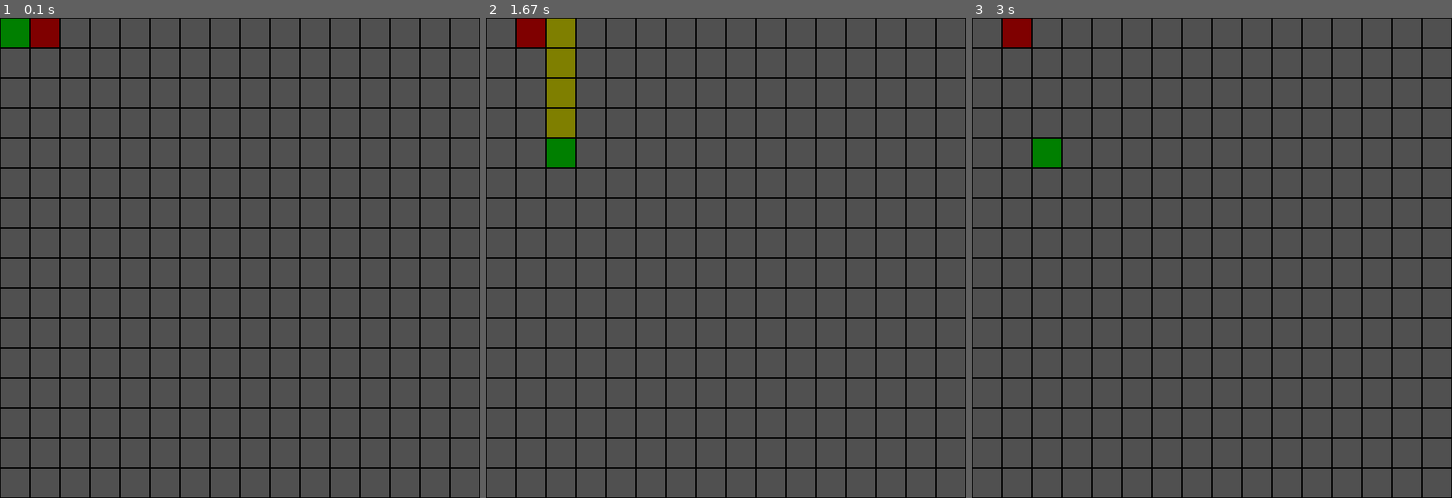
Above: before the commit, frames 1-3 (left to right).
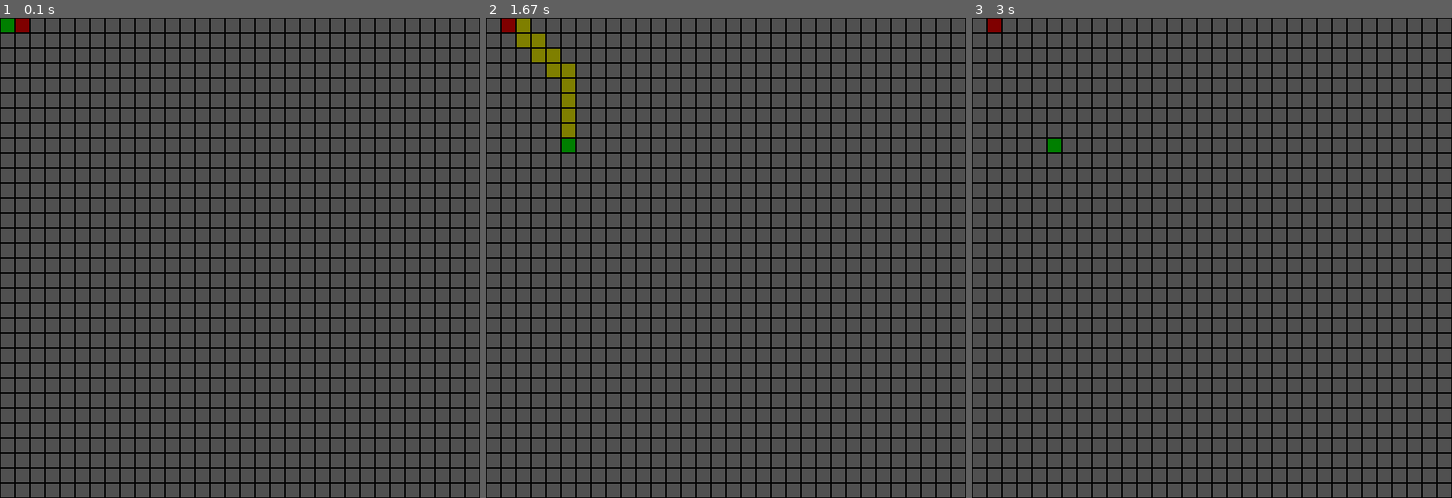
Above: after the commit, the same moments.

Repository: Keltres/A_star_python
Game: pygame game, started from main.py
Same seed, same stepped clock (60 frames per second), same inputs: the game is played once before the commit and once after it.
Inputs (mouse positions are in pixels of both pictures, inside the frame that each line leads up to):
- Up to frame 1 (0.1 s): no input
- Up to frame 2 (1.67 s): tap G at 0.33, 1.5 s; press the mouse at (495, 27) at 0.7 s; move the mouse to (529, 85) at 0.8 s; release the mouse at (562, 142) at 0.93 s
- Up to frame 3 (3 s): tap C at 1.83 s

The runs differ from the first frame. In frame 1, 9.8% of the frame differs, in the area x 0-100%, y 0-100%; in frame 2, 11%; in frame 3, 9.9%.

Commit message:
sqrt(x^2+y^2)

Diff:
--- a/astarpygame/grid.py
+++ b/astarpygame/grid.py
@@ -1,4 +1,5 @@
 """grid class"""
+from math import sqrt
 import pygame
 from astarpygame.tiles import Tile
 
@@ -111,8 +112,8 @@
     def distance(self, a, b):
         x = self.index_2d(a)[0] - self.index_2d(b)[0]
         y = self.index_2d(a)[1] - self.index_2d(b)[1]
-        # return sqrt(x**2 + y**2)
-        return abs(x)+abs(y)
+        return sqrt(x**2 + y**2)
+        # return abs(x)+abs(y)
 
     def cleanup(self, v = 0):
         """cleans the grid of paths (and walls if v is anthing other than 0)"""
--- a/main.py
+++ b/main.py
@@ -6,8 +6,8 @@
 from astarpygame.grid import Grid
 #import tiles
 
-NUMBER_OF_BLOCKS = 16
-BLOCK_SIZE = 38
+NUMBER_OF_BLOCKS = 32
+BLOCK_SIZE = 18
 HEIGHT = WIDTH = NUMBER_OF_BLOCKS*(BLOCK_SIZE+2)
 
 pygame.init()
@@ -24,7 +24,7 @@
     """main"""
     element = None
     while True:
-        clock.tick(45)
+        clock.tick(60)
         # events handling
         for event in pygame.event.get():
             if event.type == pygame.QUIT:
--- a/test.py
+++ b/test.py
@@ -1,4 +1,5 @@
-def a():
-    if 1==0:
-        return "gowno"
-print(a())
+
+for x in range(10):
+    if x == 5:
+        break
+    print(x)
